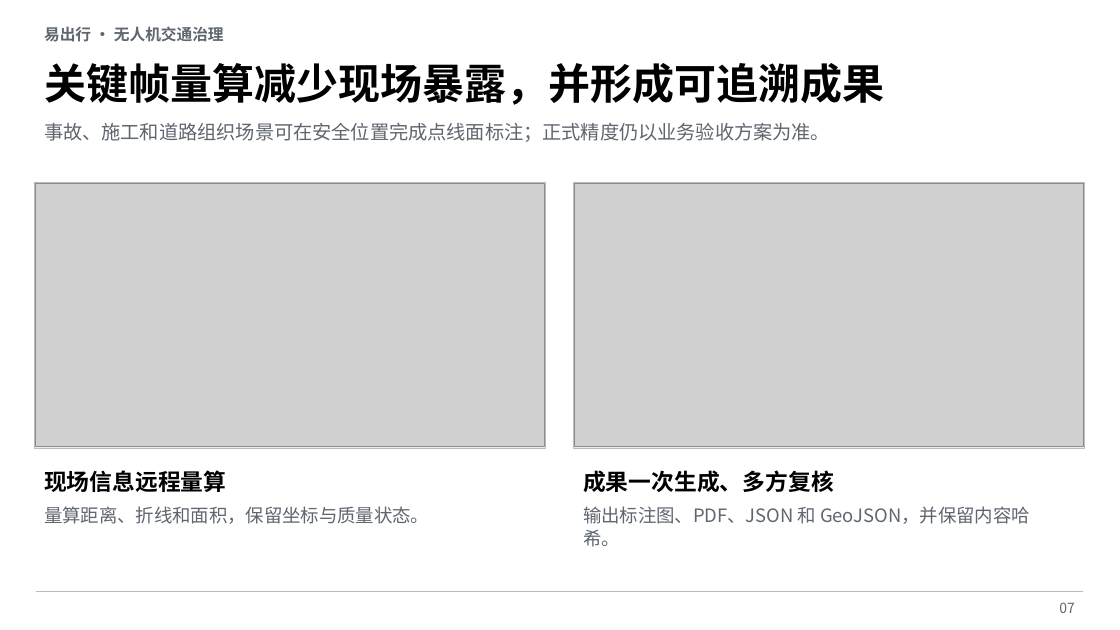
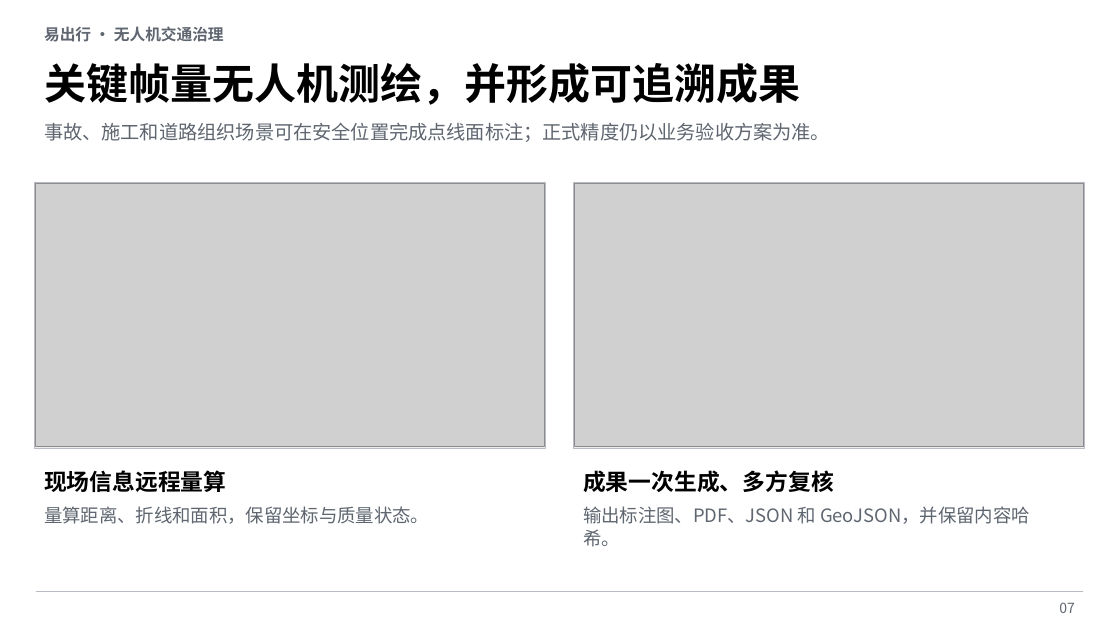
Before and after one commit to fjwangzy/TrafficAnalyzer, a slide deck: slide 7 of docs/generated/易出行无人机交通治理业务成效与试点汇报.pptx. Drawn at 1120x630 pixels with LibreOffice and Linux fonts; fonts in the diff are those of the drawing; grey boxes stand for pictures; background and template pictures are left out. Boxes give left, top, right and bottom in pixels: in the first picture for what was removed or moved away, otherwise in the second. Text is boxed around its words. In the diff, an @@ line names an element or a change of style, - is before the commit and + after.

```diff
--- a/docs/generated/易出行无人机交通治理业务成效与试点汇报.pptx
+++ b/docs/generated/易出行无人机交通治理业务成效与试点汇报.pptx
@@ text at box(44, 63, 800, 105): text changed @@
-关键帧量算减少现场暴露，并形成可追溯成果
+关键帧量无人机测绘，并形成可追溯成果
```
Also in this commit, not shown: 7 other slides changed, 2 slides added, 2 slides removed, 45 other files.
